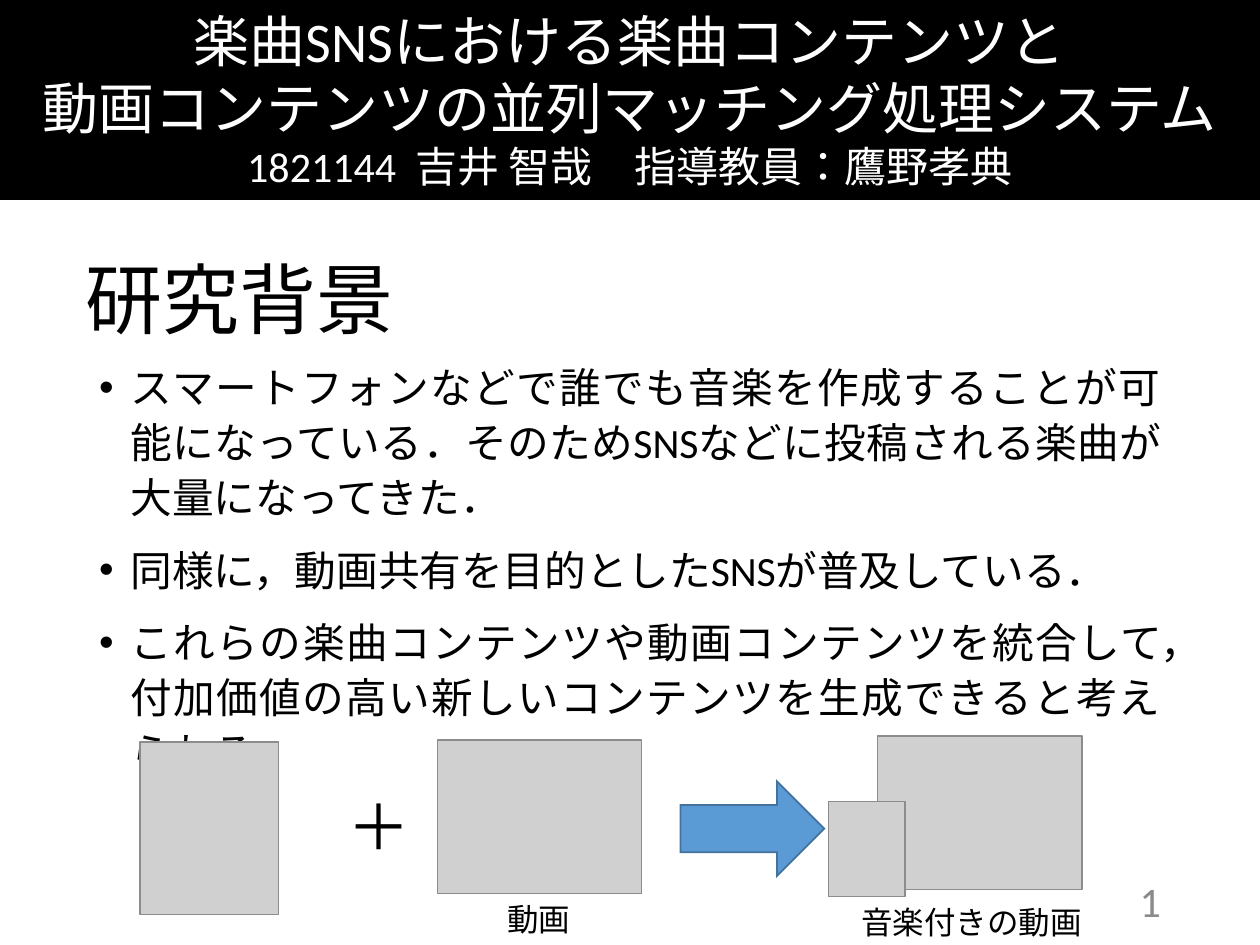
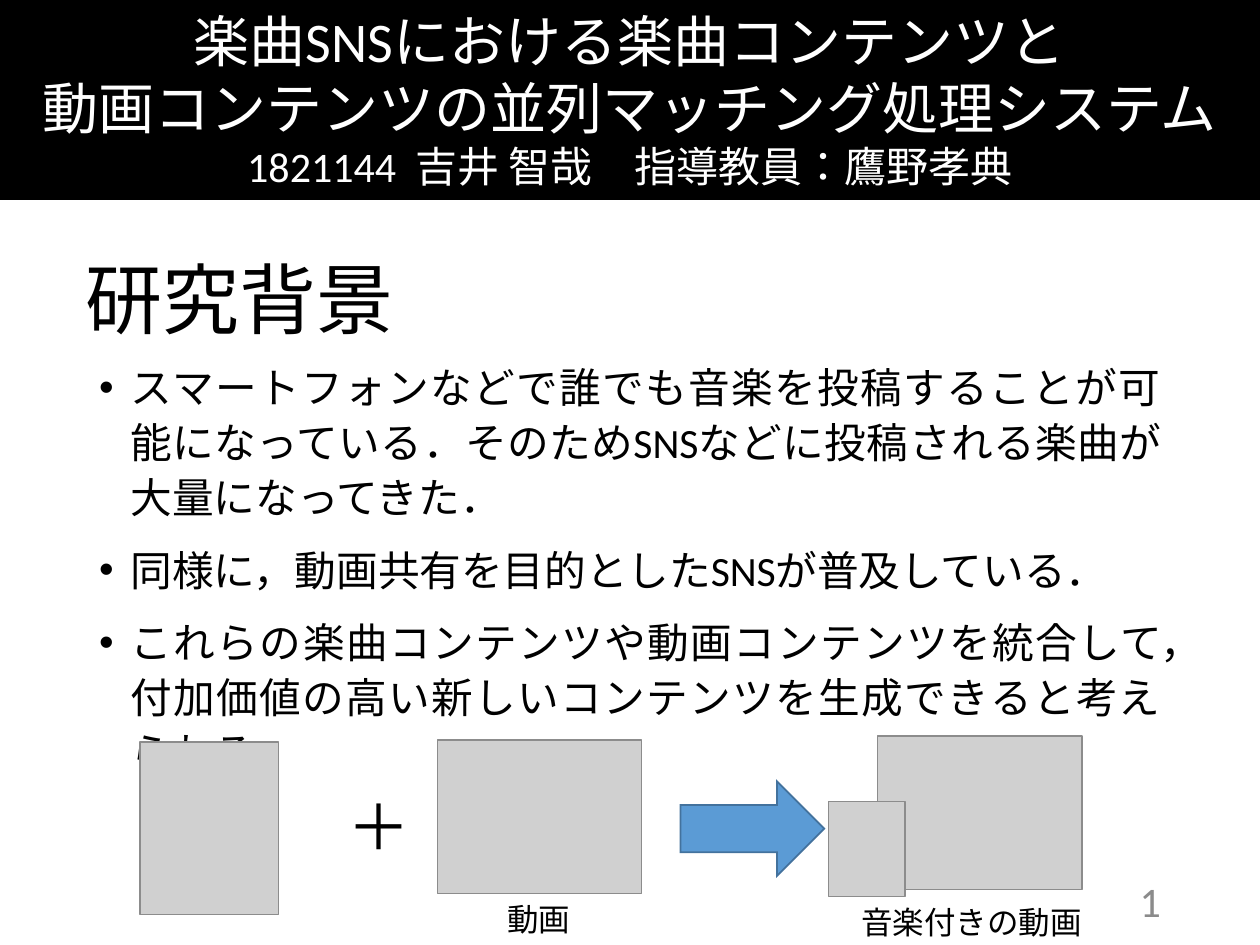
Before and after one commit to kait-takanolab/1821144-yoshii-thesis, a slide deck: slide 1 of 発表用スライド/1821144_yoshii_thesis.pptx. Drawn at 1260x945 pixels with LibreOffice and Linux fonts; fonts in the diff are those of the drawing; grey boxes stand for pictures. Boxes give left, top, right and bottom in pixels: in the first picture for what was removed or moved away, otherwise in the second. Text is boxed around its words. In the diff, an @@ line names an element or a change of style, - is before the commit and + after.

```diff
--- a/発表用スライド/1821144_yoshii_thesis.pptx
+++ b/発表用スライド/1821144_yoshii_thesis.pptx
@@ text at bbox=[131, 368, 1161, 462]: text changed @@
-• スマートフォンなどで誰でも音楽を作成することが可能になっている．そのためSNSなどに投稿される楽曲が大量になってきた．
+• スマートフォンなどで誰でも音楽を投稿することが可能になっている．そのためSNSなどに投稿される楽曲が大量になってきた．
```
Also in this commit, not shown: 2 other slides changed, 1 slide added, 52 other files.
